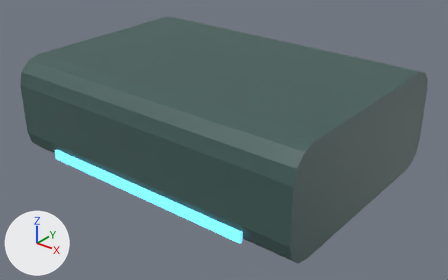
Two versions of the glTF model Assets/TD2/Screen3D/Kit07/celadonlit/Door_Lintel.gltf, one commit apart.
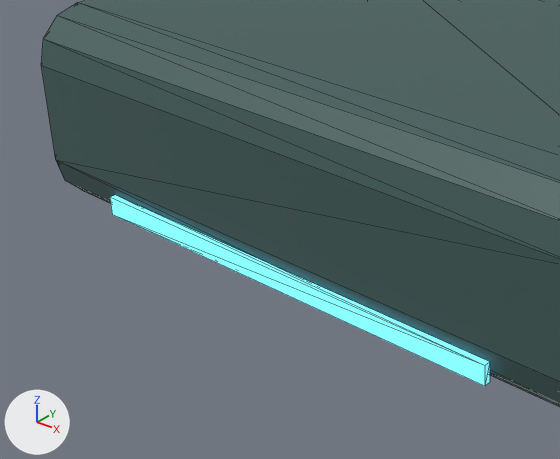
Each version is shown whole from a 50 mm lens placed at (1.119, -1.056, 0.965), pointed at (0.031, 0.304, 0.122), then close up on the part from 0% to 62% of the width and 19% to 100% of the height. Every picture has the same lights, and +X, +Y and +Z are marked at lower left. The older version's two pictures come first. The close-ups show mesh edges as thin lines.

Objects in the first close-up: 'Door_Lintel_baked'.
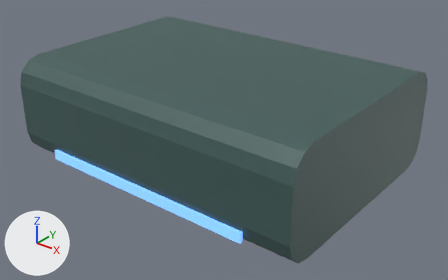
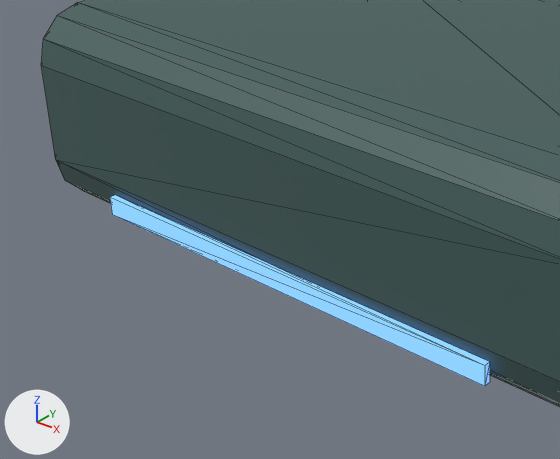
What the commit changed:
Material 'K07E_celadon_link_light' (mat_k07e_celadon_link_light) changes colour from cyan #6fd3f2 to blue #73abff; in linear values from (0.159, 0.651, 0.888) to (0.171, 0.406, 1.0).
In material 'K07E_celadon_link_light' (mat_k07e_celadon_link_light), emission_color goes from (0.159, 0.651, 0.888) (cyan #6fd3f2) to (0.171, 0.406, 1.0) (blue #73abff).

Changed parts and their boxes [x1, y1, x2, y2] in the close-ups (560 x 459 px):
'Door_Lintel_baked', recoloured: [108, 191, 511, 386] in both
